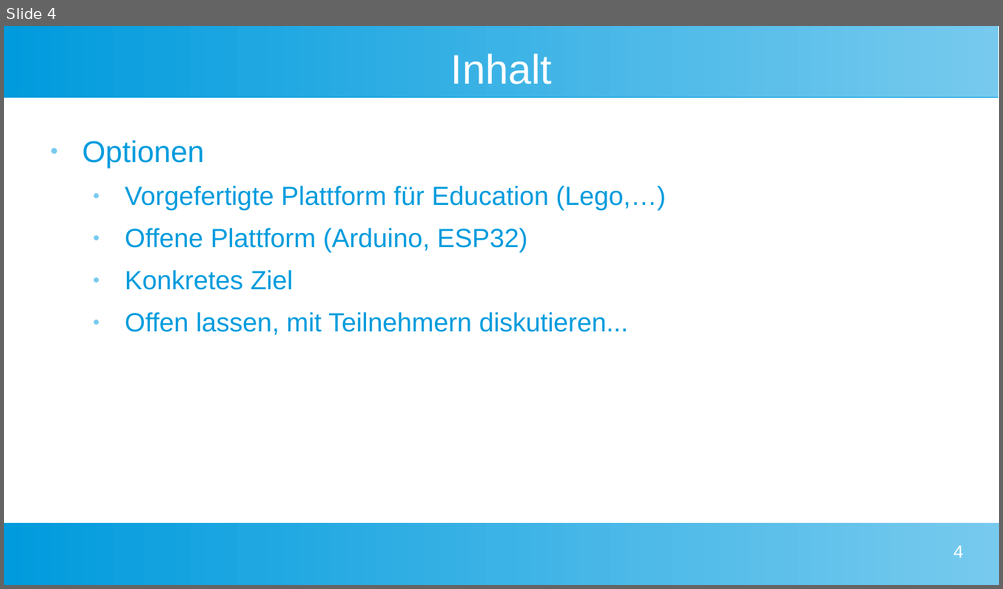
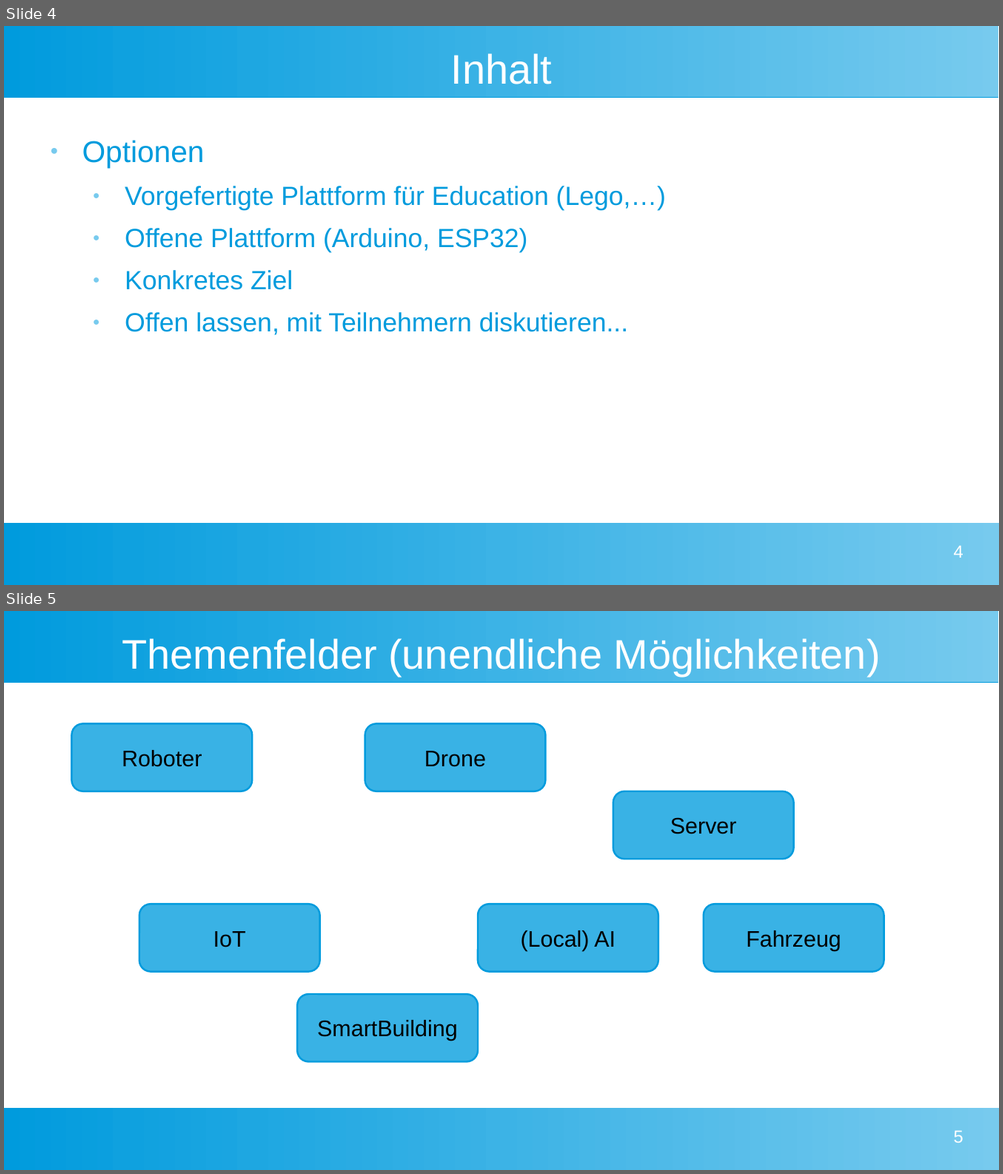
Before and after one commit to Andreas82/Robotik-AG, a slide deck: Konzept.odp. Shown one above the other, each under a label of ours: slide 4 before the commit, slides 4 and 5 after it. The pictures are 1003x589 and 1003x1174 pixels, drawn with LibreOffice and Linux fonts; fonts in the diff are those of the drawing. Boxes give left, top, right and bottom in pixels: in the first picture for what was removed or moved away, otherwise in the second. Text is boxed around its words. In the diff, an @@ line names an element or a change of style, - is before the commit and + after.

```diff
--- a/Konzept.odp
+++ b/Konzept.odp
@@ slide 5 added at (4, 611, 999, 1170), background #FFFFFF; not listed: 2 template elements that a slide beside it also shows @@
@@ title added at (122, 638, 880, 676), 33 pt, text #FFFFFF @@
+Themenfelder (unendliche Möglichkeiten)
@@ rounded rectangle added at (71, 723, 252, 792), fill #39B2E5, outline #009BDD 1.42 pt, 18 pt, text #000000 @@
+Roboter
@@ rounded rectangle added at (365, 723, 546, 792), fill #39B2E5, outline #009BDD 1.42 pt, 18 pt, text #000000 @@
+Drone
@@ rounded rectangle added at (613, 792, 794, 859), fill #39B2E5, outline #009BDD 1.42 pt, 18 pt, text #000000 @@
+Server
@@ rounded rectangle added at (139, 904, 320, 972), fill #39B2E5, outline #009BDD 1.42 pt, 18 pt, text #000000 @@
+IoT
@@ rounded rectangle added at (478, 904, 658, 972), fill #39B2E5, outline #009BDD 1.42 pt, 18 pt, text #000000 @@
+(Local) AI
@@ rounded rectangle added at (703, 904, 884, 972), fill #39B2E5, outline #009BDD 1.42 pt, 18 pt, text #000000 @@
+Fahrzeug
@@ rounded rectangle added at (297, 994, 478, 1062), fill #39B2E5, outline #009BDD 1.42 pt, 18 pt, text #000000 @@
+SmartBuilding
@@ page number added at (953, 1130, 963, 1143), 14 pt, text #FFFFFF @@
+5
```
Also in this commit, not shown: 1 other slide added, 3 other files.
